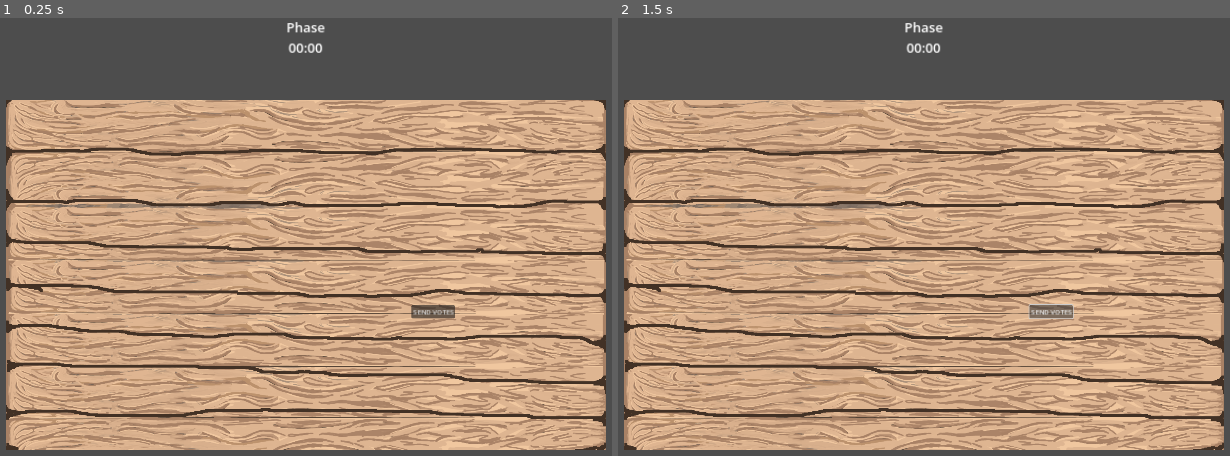
Above: before the commit, frames 1-2 (left to right).
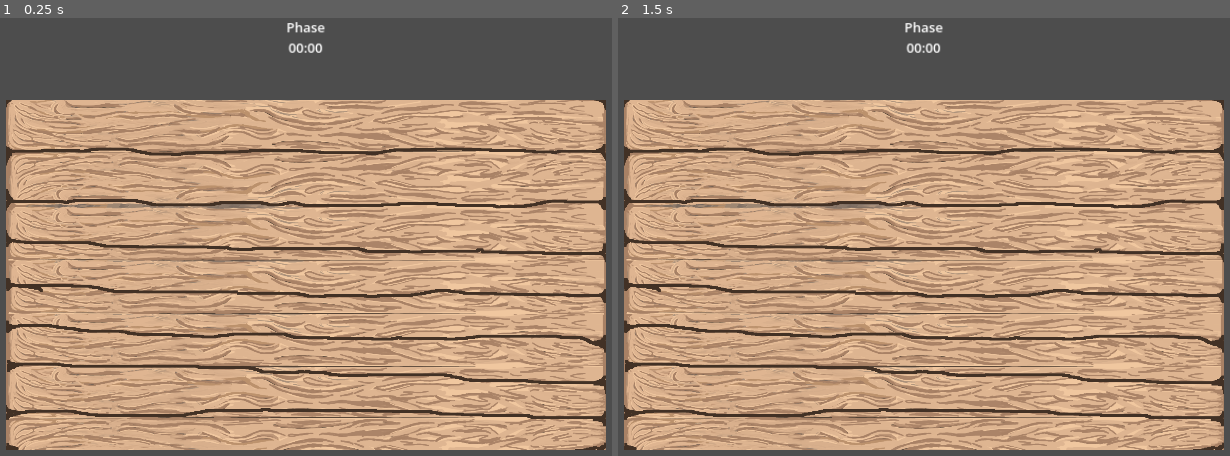
Above: after the commit, the same moments.

Repository: miikapalosaari/werewolfgame
Game: Godot game, scene res://scenes/MainScene.tscn
Same seed, same stepped clock (60 frames per second), same inputs: the game is played once before the commit and once after it. This scene is started directly instead of the project's main scene.
Inputs (mouse positions are in pixels of both pictures, inside the frame that each line leads up to):
- Up to frame 1 (0.25 s): no input
- Up to frame 2 (1.5 s): click (1052, 311) at 0.5 s, where only the run before the commit has a clickable "SEND VOTES"; click (1052, 311) at 1.25 s, where only the run before the commit has a clickable "SEND VOTES"

The runs differ from the first frame. In frame 1, 0.2% of the frame differs, in the area x 67-75%, y 65-69%; in frame 2, 0.2%, in the area x 66-75%, y 65-69%.

Commit message:
Lisätty funktio, joka piirtää kuoleet pelaajat himmeämmin

Diff:
--- a/scenes/MainScene.tscn
+++ b/scenes/MainScene.tscn
@@ -31,13 +31,6 @@
 offset_top = 511.0
 offset_right = 976.0
 offset_bottom = 534.0
-
-[node name="DebugSendVotesButton" type="Button" parent="."]
-offset_left = 1213.0
-offset_top = 689.0
-offset_right = 1221.0
-offset_bottom = 697.0
-text = "SEND VOTES"
 
 [node name="TopUI" type="VBoxContainer" parent="."]
 anchors_preset = 5
@@ -140,6 +133,5 @@
 layout_mode = 2
 theme_override_font_sizes/font_size = 32
 
-[connection signal="pressed" from="DebugSendVotesButton" to="." method="_on_debug_send_votes_button_pressed"]
 [connection signal="pressed" from="DayDecisionsUI/StartVoteButton" to="." method="_on_start_vote_button_pressed"]
 [connection signal="pressed" from="DayDecisionsUI/SkipButton" to="." method="_on_skip_button_pressed"]
--- a/scenes/Player.tscn
+++ b/scenes/Player.tscn
@@ -23,18 +23,6 @@
 grow_vertical = 2
 mouse_filter = 2
 texture = ExtResource("2_t8enp")
-
-[node name="Label" type="Label" parent="CharacterBaseRect"]
-layout_mode = 1
-anchors_preset = 5
-anchor_left = 0.5
-anchor_right = 0.5
-offset_left = -46.0
-offset_right = 46.0
-offset_bottom = 23.0
-grow_horizontal = 2
-text = "1234567890"
-horizontal_alignment = 1
 
 [node name="CharacterHighlightRect" type="TextureRect" parent="."]
 texture_filter = 1
@@ -67,3 +55,15 @@
 grow_vertical = 2
 mouse_filter = 2
 texture = ExtResource("4_lrf76")
+
+[node name="Label" type="Label" parent="."]
+anchors_preset = 5
+anchor_left = 0.5
+anchor_right = 0.5
+offset_left = -46.0
+offset_top = -16.0
+offset_right = 46.0
+offset_bottom = 7.0
+grow_horizontal = 2
+text = "1234567890"
+horizontal_alignment = 1
--- a/scripts/MainScene.gd
+++ b/scripts/MainScene.gd
@@ -107,14 +107,9 @@
 	var selfNode: Node = preload("res://scenes/Player.tscn").instantiate()
 	playerRingContainer.add_child(selfNode)
 	var n1: String = selfData["name"]
-	var role: String = selfData["role"];
-	if selfData["alive"]:
-		n1 += "(Alive)"
-		n1 += role
-	else:
-		n1 += "(Not Alive) "
-		n1 += role
 	selfNode.setup(n1, Color.RED, selfID, Vector2(128, 128))
+	if not selfData["alive"]:
+		selfNode.setDeadVisual()
 	selfNode.connect("playerSelected", Callable(self, "onPlayerSelected"))
 	playerNodes[selfID] = selfNode
 
@@ -154,15 +149,13 @@
 		var peerID: int = otherIDs[index]
 		var data: Dictionary = players[peerID]
 		var n: String = data["name"]
-		if data["alive"]:
-			n += "(Alive)"
-		else:
-			n += "(Not Alive)"
 		var color: Color = Color.from_hsv(fmod(index * 0.61, 1.0), 0.75, 0.9)
 
 		var node: Node = preload("res://scenes/Player.tscn").instantiate()
 		playerRingContainer.add_child(node)
 		node.setup(n, color, peerID, playerSize)
+		if not data["alive"]:
+			node.setDeadVisual()
 		node.connect("playerSelected", Callable(self, "onPlayerSelected"))
 		playerNodes[peerID] = node
 
@@ -177,15 +170,13 @@
 		var peerID: int = otherIDs[index]
 		var data: Dictionary = players[peerID]
 		var n: String = data["name"]
-		if data["alive"]:
-			n += "(Alive)"
-		else:
-			n += "(Not Alive)"
 		var color: Color = Color.from_hsv(fmod(index * 0.61, 1.0), 0.75, 0.9)
 
 		var node = preload("res://scenes/Player.tscn").instantiate()
 		playerRingContainer.add_child(node)
 		node.setup(n, color, peerID, playerSize)
+		if not data["alive"]:
+			node.setDeadVisual()
 		node.connect("playerSelected", Callable(self, "onPlayerSelected"))
 		playerNodes[peerID] = node
 
@@ -199,15 +190,13 @@
 		var peerID: int = otherIDs[index]
 		var data: Dictionary = players[peerID]
 		var n: String = data["name"]
-		if data["alive"]:
-			n += "(Alive)"
-		else:
-			n += "(Not Alive)"
 		var color: Color = Color.from_hsv(fmod(index * 0.61, 1.0), 0.75, 0.9)
 
 		var node = preload("res://scenes/Player.tscn").instantiate()
 		playerRingContainer.add_child(node)
 		node.setup(n, color, peerID, playerSize)
+		if not data["alive"]:
+			node.setDeadVisual()
 		node.connect("playerSelected", Callable(self, "onPlayerSelected"))
 		playerNodes[peerID] = node
 
--- a/scripts/Player.gd
+++ b/scripts/Player.gd
@@ -1,7 +1,7 @@
 extends Node2D
 
 @onready var characterBaseRect: TextureRect = $CharacterBaseRect
-@onready var nameLabel: Label = $CharacterBaseRect/Label
+@onready var nameLabel: Label = $Label
 @onready var characterHighlightRect: TextureRect = $CharacterHighlightRect
 @onready var characterHatColorRect: TextureRect = $CharacterHatColorRect
 var peerID: int = 0
@@ -19,6 +19,11 @@
 	setSize(s)
 	setHatColor(color)
 	setSelected(false)
+
+func setDeadVisual():
+	var dim = Color(0.50, 0.5, 0.5, 1.0)
+	characterBaseRect.modulate = dim
+	nameLabel.modulate = Color(1, 1, 1, 1)
 
 func setSize(s: Vector2):
 	characterBaseRect.size = s
@@ -39,11 +44,12 @@
 
 func updateLabelPosition(offsetX: float):
 	nameLabel.pivot_offset = nameLabel.size * 0.5
-	var basePos = Vector2(0, characterBaseRect.size.y * 0.5 + nameLabel.size.y)
-	basePos.x -= nameLabel.size.x / 6
-	basePos.y += nameLabel.size.y * 1.5
-	basePos.x += offsetX
-	nameLabel.position = basePos
+
+	var center = Vector2(0, 0)
+	var below = center + Vector2(0, characterBaseRect.size.y * 0.5 + nameLabel.size.y)
+
+	nameLabel.position = below + Vector2(offsetX - nameLabel.size.x * 0.5, 0)
+
 
 func setFacingFromTable(direction: String):
 	var offsetX: float = 0
